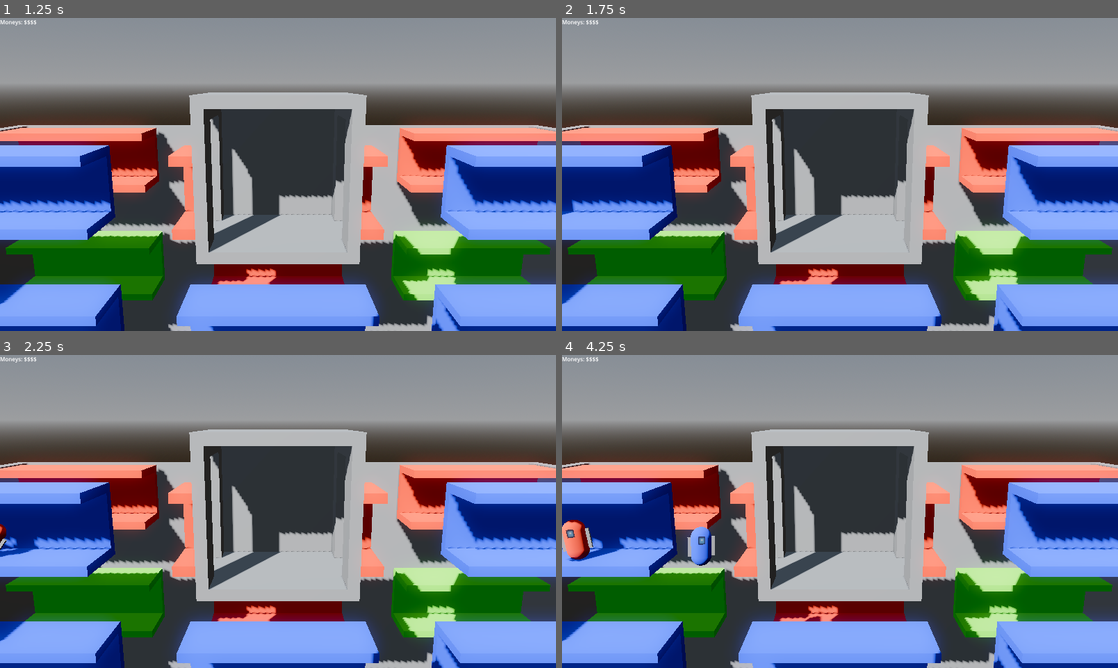
Above: before the commit, frames 1-4 (two rows, left to right).
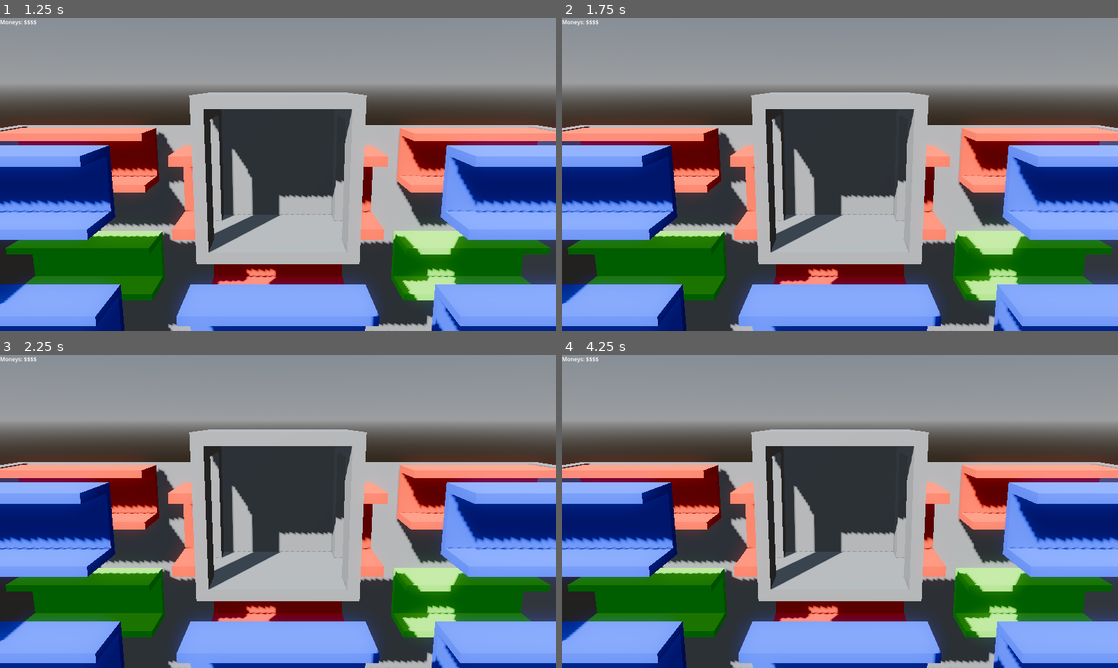
Above: after the commit, the same moments.

Repository: GriffinBaxter/Prof-Oddheart-or-How-I-Learned-to-Stop-Worrying-and-Love-the-Elevator
Game: Godot game, scene res://main.tscn
Two runs of this game, one before a commit and one after it. Both use one fixed random seed, a clock stepped at 60 frames per second and the inputs below. The engine's default icon, where the game draws it, is replaced by a stand-in: a white triangle on a blue panel in a dark square.
Inputs:
- Up to frame 1 (1.25 s): tap Enter at 0.5 s; hold W (up) from 0.53 s (still down)
- Up to frame 2 (1.75 s): keep holding W (up)
- Up to frame 3 (2.25 s): keep holding W (up)
- Up to frame 4 (4.25 s): keep holding W (up)

Frame 1 is identical in both runs. In frame 2, less than 0.1% of the frame differs, in the area x 0-3%, y 58-63%; in frame 3, 0.3%; in frame 4, 1.4%, in the area x 0-47%, y 52-86%.

Commit message:
Fix character orientation

Diff:
--- a/Scenes/character_spawner.gd
+++ b/Scenes/character_spawner.gd
@@ -13,5 +13,6 @@
 
 func _on_spawn_timer_timeout() -> void:
 	var character = character_scene.instantiate()
+	character.rotation_degrees.y = 90
 	timer.wait_time = randf_range(min_spawn_time, max_spawn_time)
 	add_child(character)
